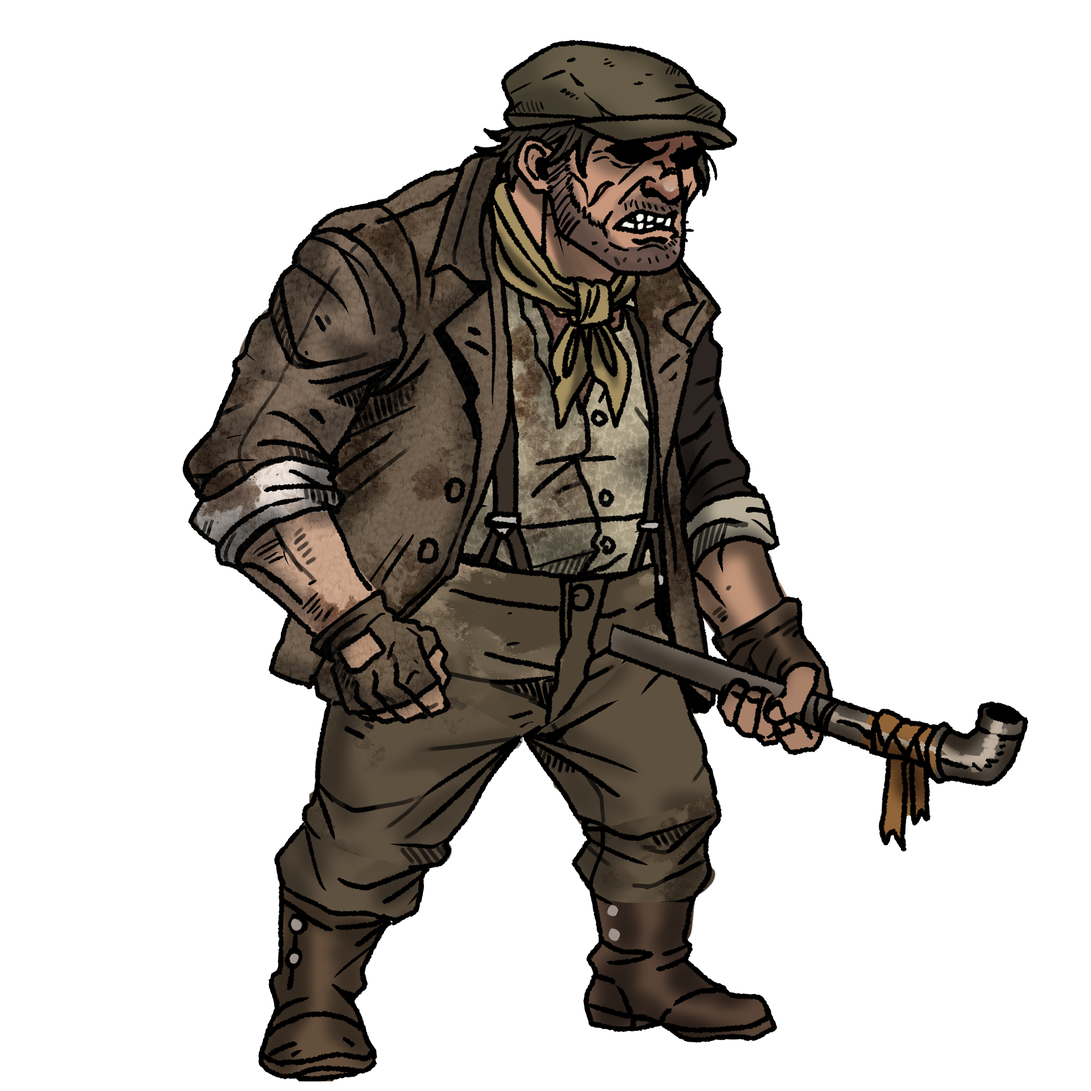
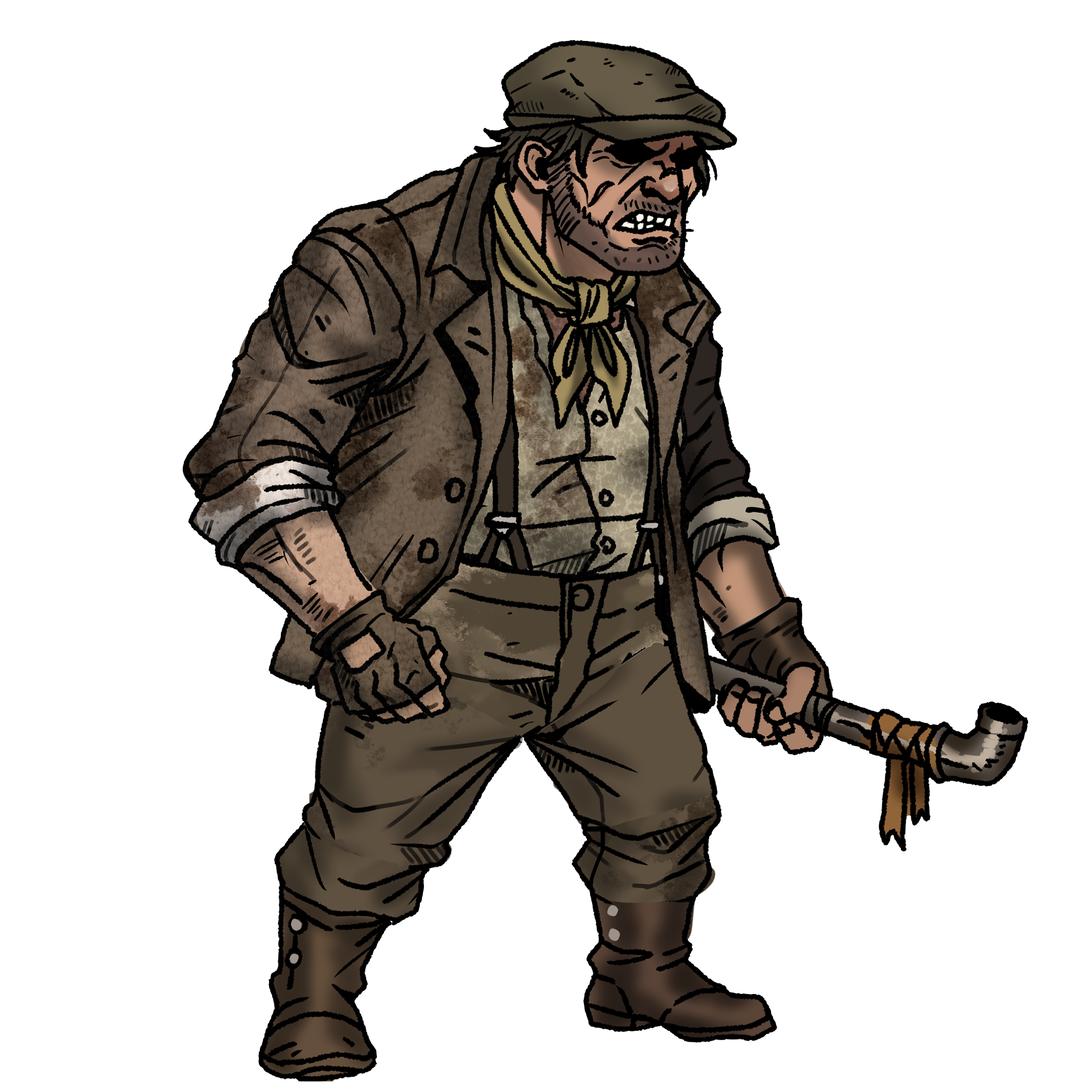
Layered file, before and after one edit (1091x1091). Changes by layer:
moved "Weapon" above "오른팔" over [607, 623, 717, 695]
moved "오른팔" above "용지" over [645, 345, 717, 695]
